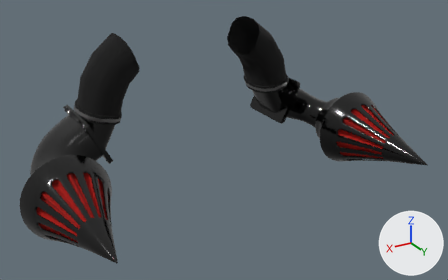
What one commit did to the glTF model models/Intake_SPIKE_BLK_GLSS.glb.
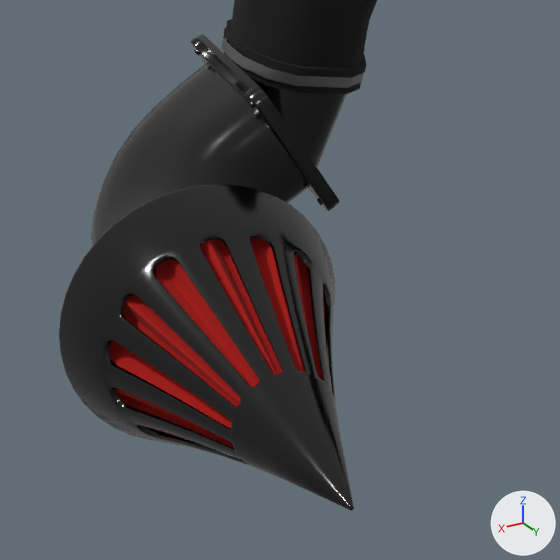
The first picture shows the older version from a camera (50 mm lens) standing at (0.443, 0.97, 0.499) and looking at (0.009, 0.246, 0.137). The close-ups show the older and then the newer version on the part from 0% to 42% of the width and 33% to 100% of the height of that picture. Only the edits that show in the close-ups are written down. The lights are fixed; the arrows at lower right show +X, +Y and +Z.

The older version as bpy lines, for what is in view:
```python
mat_filter_red = principled_material('Filter_Red')
mat_filter_red.base_color = (0.374, 0.00303, 0.0)  # red #a50a00
mat_filter_red.roughness = 1.0
me_plane_011 = bpy.data.meshes.new('Plane.011')
me_plane_011.from_pydata(...)  # 7644 vertices, 13696 faces; spans x -0.308..0.308, y 0.032..0.373, z 0.064..0.308
# faces by material slot: [12544, 420, 668, 64]
me_plane_011.materials.append(mat_basecolor2)  # black #000000
me_plane_011.materials.append(mat_filter_red)  # red #a50a00
me_plane_011.materials.append(mat_rubber)  # black #050505
me_plane_011.materials.append(mat_steel)  # grey #7c7c7c
ob_intake_spike_blk_glss = bpy.data.objects.new('Intake_SPIKE_BLK_GLSS', me_plane_011)
ob_intake_spike_blk_glss.location = (0.0, 0.0366, -0.0261)
```
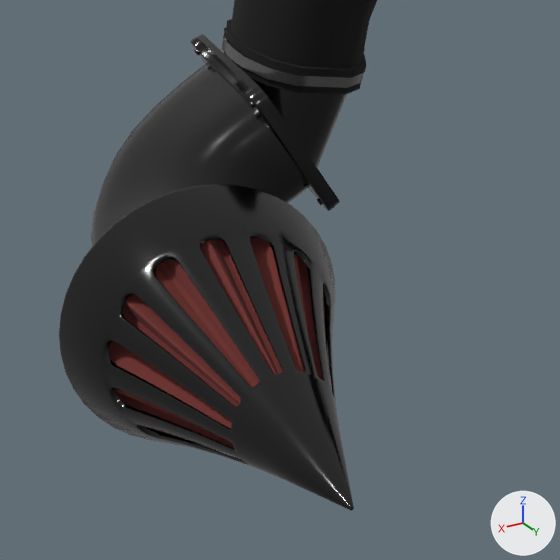
Pixel boxes (x1, y1, x2, y2) of what changed, in the close-ups (560 x 560 px):
'Intake_SPIKE_BLK_GLSS', recoloured (red to dark red)
    both: (107, 70, 327, 450)

The change, as a list of edits to the scene's bpy script:
```text
Change mat_filter_red:
    mat_filter_red.base_color: (0.374, 0.00303, 0.0) -> (0.163, 0.0307, 0.0261)  # red #a50a00 -> dark red #70312d
```
